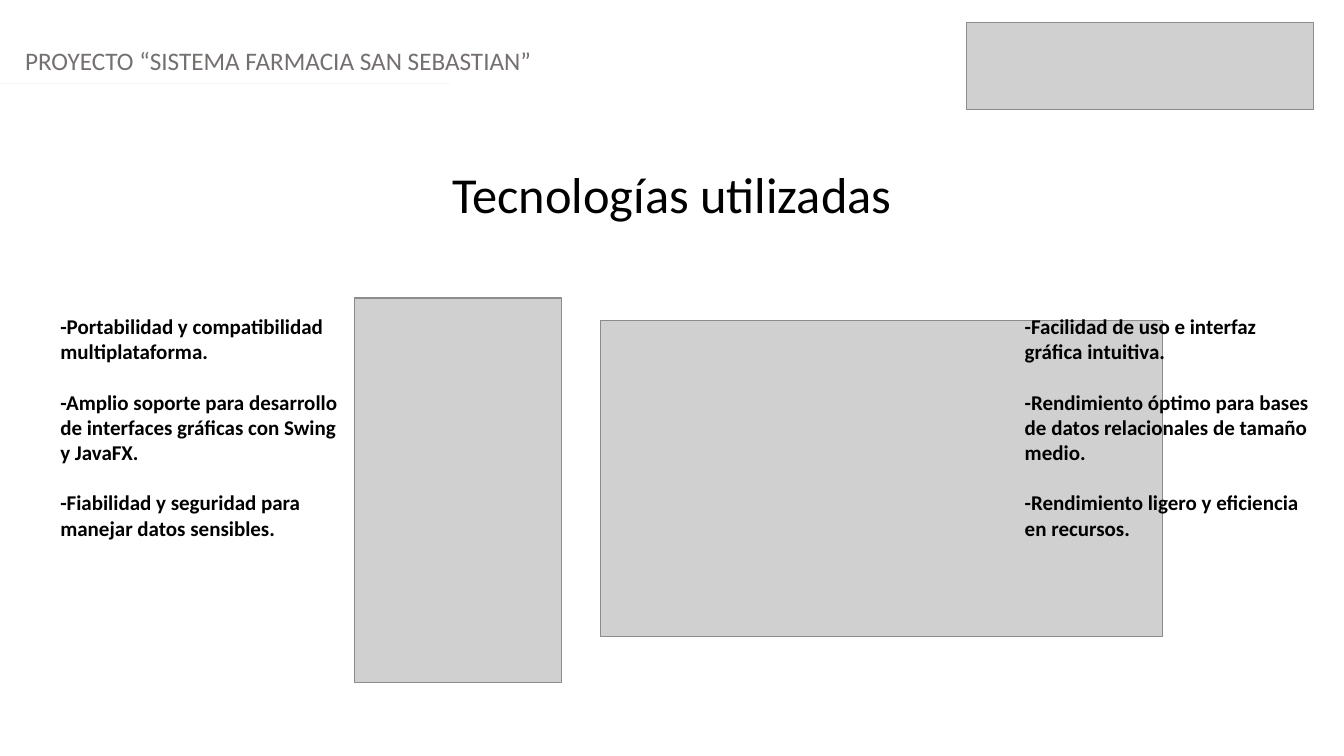
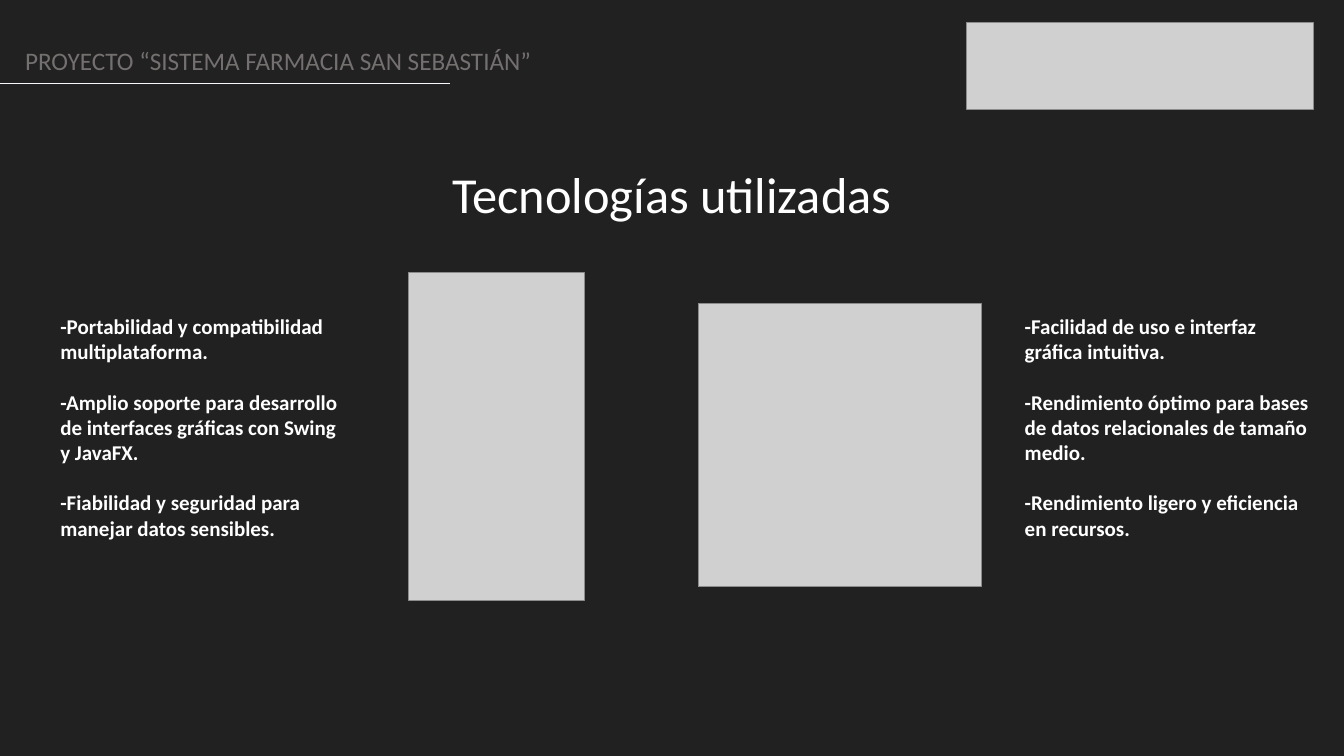
Before and after one commit to dacamposk1/capstone_grupo2, a slide deck: slide 10 of Fase 3/Evidencias Grupales/Presentación Final del proyecto (Español).pptx. Drawn at 1344x756 pixels with LibreOffice and Linux fonts; fonts in the diff are those of the drawing; grey boxes stand for pictures. Boxes give left, top, right and bottom in pixels: in the first picture for what was removed or moved away, otherwise in the second. Text is boxed around its words. In the diff, an @@ line names an element or a change of style, - is before the commit and + after.

```diff
--- a/Fase 3/Evidencias Grupales/Presentación Final del proyecto (Español).pptx
+++ b/Fase 3/Evidencias Grupales/Presentación Final del proyecto (Español).pptx
@@ background #FFFFFF to #212121 @@
@@ text at <box>25,50,531,70</box>: text changed @@
-PROYECTO “SISTEMA FARMACIA SAN SEBASTIAN”
+PROYECTO “SISTEMA FARMACIA SAN SEBASTIÁN”
@@ picture: place and size @@
-picture at <box>355,298,562,683</box>
+picture at <box>408,273,585,601</box>
@@ picture removed at <box>601,321,1163,637</box> @@
@@ picture added at <box>699,303,982,587</box> @@
@@ text colour #000000 to #FFFFFF in 3 elements at <box>452,178,891,222</box>, <box>60,319,337,540</box>, <box>1025,319,1308,536</box> @@
```
Also in this commit, not shown: 13 other slides changed.
